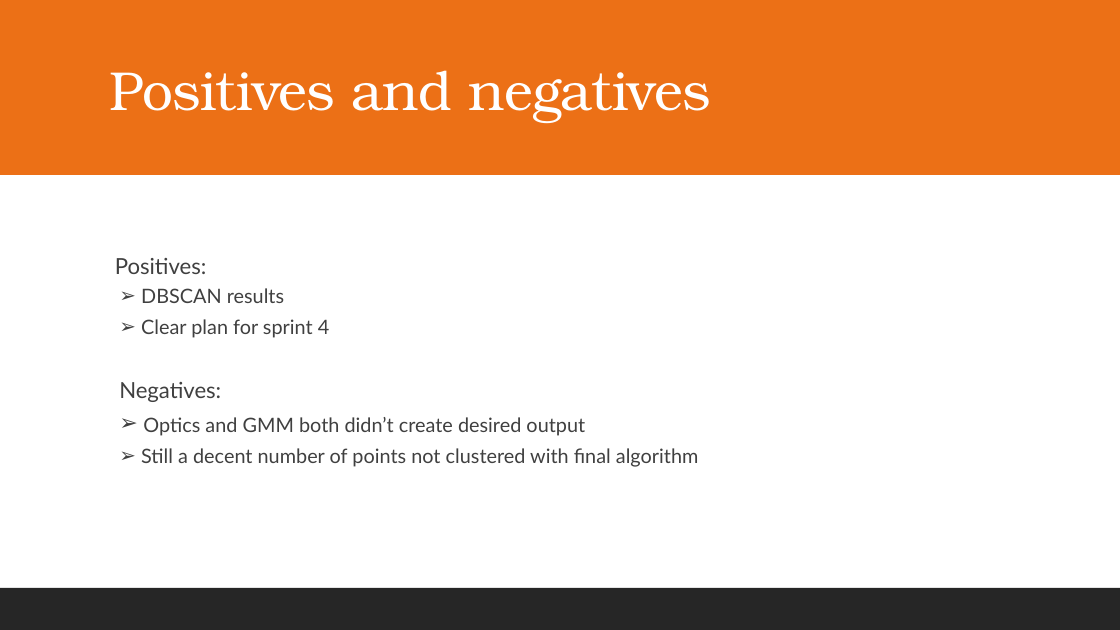
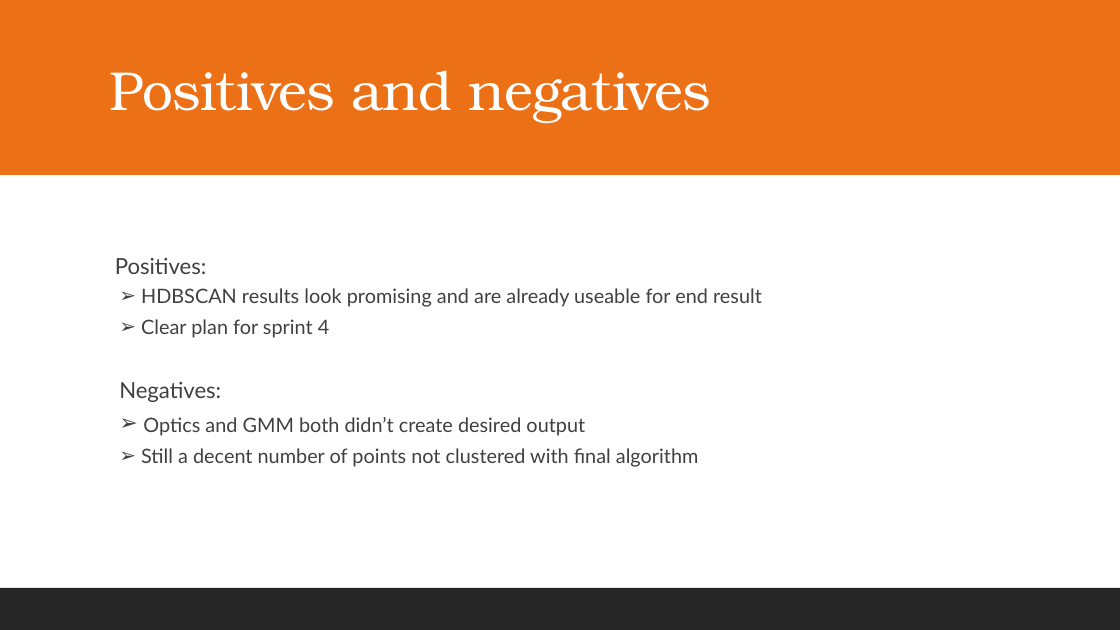
Before and after one commit to PascalVisser/bioplastic_degradation, a slide deck: slide 8 of EOS3.pptx. Drawn at 1120x630 pixels with LibreOffice and Linux fonts; fonts in the diff are those of the drawing. Boxes give left, top, right and bottom in pixels: in the first picture for what was removed or moved away, otherwise in the second. Text is boxed around its words. In the diff, an @@ line names an element or a change of style, - is before the commit and + after.

```diff
--- a/EOS3.pptx
+++ b/EOS3.pptx
@@ text at (x1=141, y1=288, x2=762, y2=307): text changed @@
-  ➢ DBSCAN results
+  ➢ HDBSCAN results look promising and are already useable for end result
```
Also in this commit, not shown: 1 other slide changed.
